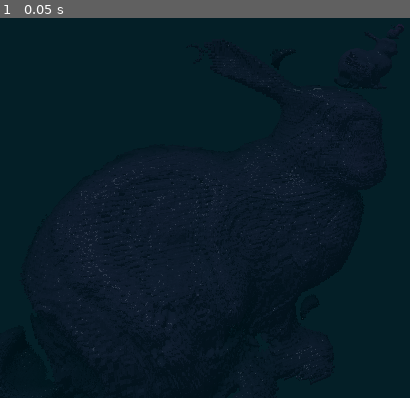
Above: before the commit, frame 1.
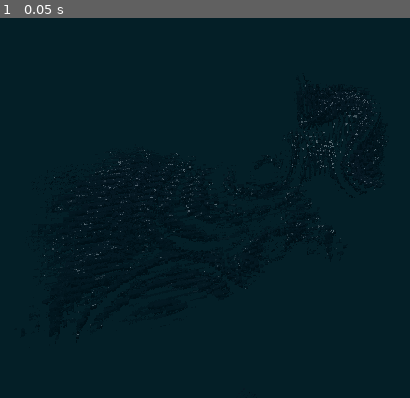
Above: after the commit, the same moment.

Repository: kiwijuice56/gd-fractals
Game: Godot game, scene res://main.tscn
The game is run twice, just before and just after one commit, with the same random seed, the same clock (stepped at 60 frames per second) and the same inputs.
Inputs:
- Up to frame 1 (0.05 s): no input

The runs differ from the first frame. In frame 1, 1.1% of the frame differs, in the area x 6-95%, y 7-100%.

Commit message:
Cleaned up code

Diff:
--- a/rendering/raymarcher.gdshader
+++ b/rendering/raymarcher.gdshader
@@ -25,6 +25,10 @@
 uniform float alpha = 3.15;
 uniform float beta = -0.135;
 uniform sampler3D noise: repeat_enable, filter_linear;
+uniform float noise_frequency = 2.0;
+uniform vec3 portal_center = vec3(0.5, 0.6, 0.0);
+uniform float portal_radius = 0.3;
+uniform float portal_scale = 4.0;
 
 group_uniforms mesh;
 uniform sampler3D sdf_texture: repeat_disable, filter_linear;
@@ -34,8 +38,11 @@
 
 group_uniforms light;
 uniform vec3 light_ray = vec3(0.0, -1.0, 0.0);
+uniform float base_smoothness = 24.0;
 uniform vec3 specular_color: source_color = vec3(1.0, 1.0, 1.0);
 uniform float specular_ratio = 1.0;
+uniform float shadow_strength = 0.75;
+uniform vec3 shadow_absorption = vec3(1.2, 1.1, 1.0);
 
 group_uniforms scene;
 uniform vec4 clear_color: source_color;
@@ -60,7 +67,7 @@
 	MODELVIEW_NORMAL_MATRIX = mat3(MODELVIEW_MATRIX);
 }
 
-// Rotation functions
+/* Rotation functions */
 
 mat3 rotation_x(float angle) {
 	float s = sin(angle);
@@ -96,43 +103,64 @@
 	return rotation_z(angles.z) * rotation_y(angles.y) * rotation_x(angles.x) * p;
 }
 
+
+/* Helper distance estimates */
+
+// https://iquilezles.org/articles/distfunctions/
+float smooth_union(float d1, float d2, float k) {
+	k *= 4.0;
+	float h = max(k - abs(d1-d2), 0.0);
+	return min(d1, d2) - h * h * 0.25/k;
+}
+
+// https://iquilezles.org/articles/distfunctions/
+float smooth_intersection(float d1, float d2, float k) {
+	return -smooth_union(-d1,-d2,k);
+}
+
 // Returns distance estimate to fractal
-// `collision_info` parameter is overwritten with color information
 // http://blog.hvidtfeldts.net/index.php/2011/09/distance-estimated-3d-fractals-v-the-mandelbulb-different-de-approximations/
 // https://iquilezles.org/articles/ftrapsgeometric/
 float mandelbulb_DE(vec3 p, inout vec3 collision_info) {
-	vec3 z = p;
+	vec3 x = p;
 	float dr = 1.0;
 	float r = 0.0;
 	for (int i = 0; i < fractal_iterations; i++) {
-		r = length(z);
-		if (r > mandelbulb_runaway_threshold)
-			break;
-		float theta = acos(z.z/r);
-		float phi = atan(z.y, z.x);
+		r = length(x);
+
+		if (r > mandelbulb_runaway_threshold) {
+			break;
+		}
+
 		dr = pow(r, mandelbulb_power - 1.0) * mandelbulb_power * dr;
-		float zr = pow(r, mandelbulb_power);
+
+		float xr = pow(r, mandelbulb_power);
+
+		float theta = acos(x.z / r);
+		float phi = atan(x.y, x.x);
 		theta = theta * mandelbulb_power;
 		phi = phi * mandelbulb_power;
-		z = zr * vec3(sin(theta) * cos(phi), sin(phi) * sin(theta), cos(theta));
-		z += p;
-		// Store minimum distance along orbit to a random (predetermined) point...
-		// Creates nice colors along fractal "bulbs"
-		collision_info.r = min(collision_info.r, length(z - color_center_point));
+
+		x = xr * vec3(sin(theta) * cos(phi), sin(phi) * sin(theta), cos(theta));
+		x += p;
+
+		collision_info.r = min(collision_info.r, length(x - color_center_point));
 	}
 	collision_info.r *= color_intensity;
-	return (0.5 * log(r) * r/dr);
+	return 0.5 * log(r) * r/dr;
 }
 
 float julia_DE(vec3 p, inout vec3 collision_info) {
 	vec4 x = vec4(p.x, p.z, 0.0, p.y);
-	vec4 c = vec4(-0.0, -0.3 - 0.5 * sin(TIME), -0.3, -0.6);
+	vec4 c = vec4(0.0, -0.3 - 0.5 * sin(TIME), -0.3, -0.6); // Fluid center point
 	float dr = 1.0;
 	for (int i = 0; i < fractal_iterations; i++) {
 		if (length(x) > mandelbulb_runaway_threshold) {
 			break;
 		}
 		dr = 2.0 * length(x) * dr + 1.0;
+
+		// Quaternion multiplication
 		x = c + vec4(
 			pow(x.w, 2) - pow(x.x, 2) - pow(x.y, 2) - pow(x.z, 2),
 			2.0 * x.w * x.x,
@@ -143,22 +171,8 @@
 	return 0.5 * length(x) * log(length(x)) / dr;
 }
 
-// https://iquilezles.org/articles/
-float smooth_union(float d1, float d2, float k) {
-	k *= 4.0;
-	float h = max(k-abs(d1-d2),0.0);
-	return min(d1, d2) - h*h*0.25/k;
-}
-
-float smooth_intersection(float d1, float d2, float k) {
-	return -smooth_union(-d1,-d2,k);
-}
-
 float mesh_DE(vec3 p, inout vec3 collision_info) {
-	// Uncomment to mirror
-	vec3 uvw = p;
-	float d = texture(sdf_texture, uvw).r * 2.0 - 1.0;
-	return d;
+	return texture(sdf_texture, p).r * 2.0 - 1.0;
 }
 
 float mesh_fractal_DE(vec3 p, inout vec3 collision_info) {
@@ -166,23 +180,16 @@
 	vec4 x = vec4(p, 0.0);
 	float dr = 1.0;
 
-	const vec3 portal_center = vec3(0.5, 0.7, 0.0);
-	const float portal_radius = 0.25;
-	const float portal_scale = 4.5;
-	const float noise_frequency = 1.5;
-
 	for (int i = 0; i < fractal_iterations; i++) {
 		collision_info.r = min(collision_info.r, length(x.xyz - color_center_point));
-
-		vec3 D = normalize(texture(noise, noise_frequency * x.xyz).rgb);
-		float phi = mesh_DE(x.xyz, _garbage);
-		float R = exp(alpha * (phi + beta));
 
 		float dist_to_portal = length(x.xyz - portal_center);
 		if (dist_to_portal < portal_radius) {
 			x.xyz = dist_to_portal * normalize(x.xyz - portal_center) * portal_scale;
 			dr *= portal_scale;
 		} else {
+			vec3 D = normalize(texture(noise, noise_frequency * x.xyz).rgb);
+			float R = exp(alpha * (mesh_DE(x.xyz, _garbage) + beta));
 			x.xyz = D * R;
 			dr = alpha * R * dr + 1.0;
 		}
@@ -192,7 +199,6 @@
 	return 0.5 * length(x) * log(length(x)) / dr;
 }
 
-// `collision_info` holds extra information about the collision
 float world_DE(vec3 p, inout int collider_id, inout vec3 collision_info) {
 	p -= _position;
 	p = rotate_xyz(p, _rotation);
@@ -202,6 +208,7 @@
 	collision_info.r = 1.0;
 	collision_info.g = MAX_DISTANCE;
 	collision_info.b = 0.0;
+
 	return _scale * mesh_fractal_DE(p, collision_info);
 }
 
@@ -209,7 +216,7 @@
 	int iter = 0;
 	for (; iter < max_iter; iter++) {
 		float dist = abs(world_DE(ray_pos, id, collision_info));
-		collision_info.g = min(collision_info.g, dist); // Store for color information
+		collision_info.g = min(collision_info.g, dist);
 
 		ray_pos += ray_dir * dist * march_proportion;
 
@@ -284,30 +291,26 @@
 		ray_dir = ray_dir - 2.0 * dot(ray_dir, normal) * normal;
 		ray_pos += ray_dir * collision_threshold * 4.0;
 
-		// Get albedo
-		float fractal_mix = collision_info.r;
-		fractal_mix -= floor(fractal_mix);
+		// Albedo (slightly hacky, changes based on what fractal/DE is being rendered)
+		float fractal_mix = fract(collision_info.r);
 		vec4 hit_color = vec4(0.8, 0.0, 0.5, 1.0) * fractal_mix + vec4(0.0, 0.2, 0.2, 1.0) * (1.0 - fractal_mix);
-		//hit_color.rgb = vec3(0.0, 0.0, collision_info.b);
 
 		// Ambient occlusion
 		float aa = float(iter) / float(max_iter);
 		hit_color.rgb = clear_color.rgb * aa + (1.0 - aa) * hit_color.rgb;
 
-		// Shadows based on the normal vector at this surface
-		float normal_shadow = (0.25 + 0.75 * pow(max(0.0, specular_ratio * dot(normal, -normalize(light_ray))), 1.0/2.4));
-		hit_color *= vec4(pow(normal_shadow, 1.2), pow(normal_shadow, 1.1), normal_shadow, 1.0);
-
-		// Spec	ular highlights
+		// Shadows based on the normal only
+		float normal_shadow = ((1.0 - shadow_strength) + shadow_strength* pow(max(0.0, specular_ratio * dot(normal, -normalize(light_ray))), 1.0/2.4));
+		hit_color *= vec4(pow(normal_shadow, shadow_absorption.r), pow(normal_shadow, shadow_absorption.g), normal_shadow, shadow_absorption.b);
+
+		// Specular highlights
 		float specular = clamp(dot(-normalize(light_ray), ray_dir), 0.0, 1.0);
-		float specular_power = pow(25.0 * (surface_material.roughness - 1.0), 2.0) + 2.0;
+		float specular_power = pow(base_smoothness * (surface_material.roughness - 1.0), 2.0) + 2.0;
 		hit_color += specular_ratio * vec4(specular_color.rgb, 1.0) * vec4(surface_material.specular_alpha) * pow(specular, specular_power);
 
 		// Mix reflections
 		pixel_color += hit_color * previous_reflectance;
 		previous_reflectance = surface_material.reflectivity;
 	}
-	pixel_color.a = 1.0;
 	ALBEDO.rgb = clamp(pixel_color.rgb, vec3(0.0), vec3(1.0));
-	ALPHA = clamp(pixel_color.a, 0.0, 1.0);
-}
+}
--- a/rendering/rendering_plane.tscn
+++ b/rendering/rendering_plane.tscn
@@ -5,7 +5,7 @@
 [ext_resource type="Script" uid="uid://cqommosxphppa" path="res://rendering/rendering_plane.gd" id="2_wqimk"]
 
 [sub_resource type="Gradient" id="Gradient_n23bp"]
-offsets = PackedFloat32Array(0, 0.2219917, 0.62033194, 1)
+offsets = PackedFloat32Array(0, 0.15560167, 0.62033194, 1)
 colors = PackedColorArray(5.583167e-06, 0.75527513, 0, 1, 0.5187836, 0.57336307, 0.3197342, 1, 0.9425936, 0.3554801, 0.68030995, 1, 0.3254902, 1, 1, 1)
 
 [sub_resource type="FastNoiseLite" id="FastNoiseLite_n23bp"]
@@ -29,37 +29,43 @@
 [sub_resource type="ShaderMaterial" id="ShaderMaterial_wqimk"]
 render_priority = 0
 shader = ExtResource("1_mnrjc")
-shader_parameter/max_iter = 128
+shader_parameter/max_iter = 64
 shader_parameter/max_bounce = 1
-shader_parameter/collision_threshold = 0.005
+shader_parameter/collision_threshold = 0.004
 shader_parameter/normal_sample_length = 0.005
 shader_parameter/march_proportion = 0.235
-shader_parameter/fractal_iterations = 4
-shader_parameter/color_center_point = Vector3(0.605, -0.25, 0.765)
-shader_parameter/color_intensity = 0.4
+shader_parameter/fractal_iterations = 8
+shader_parameter/color_center_point = Vector3(0.995, -0.25, 0.765)
+shader_parameter/color_intensity = 0.465
 shader_parameter/mandelbulb_power = 8.09
 shader_parameter/mandelbulb_runaway_threshold = 2.29
-shader_parameter/alpha = 1.855
-shader_parameter/beta = -0.27
+shader_parameter/alpha = 1.79
+shader_parameter/beta = -0.26
 shader_parameter/noise = SubResource("NoiseTexture3D_hnudu")
+shader_parameter/noise_frequency = 2.0
+shader_parameter/portal_center = Vector3(0.5, 0.6, 0)
+shader_parameter/portal_radius = 0.3
+shader_parameter/portal_scale = 4.0
 shader_parameter/sdf_texture = ExtResource("2_n23bp")
 shader_parameter/runaway_threshold = 8.0
-shader_parameter/light_ray = Vector3(-0.847, -3.285, -0.559)
+shader_parameter/light_ray = Vector3(-0.802, -3.285, -0.559)
+shader_parameter/base_smoothness = 24.0
 shader_parameter/specular_color = Color(1, 1, 1, 1)
-shader_parameter/specular_ratio = 0.135
+shader_parameter/specular_ratio = 0.325
+shader_parameter/shadow_strength = 0.75
+shader_parameter/shadow_absorption = Vector3(1.2, 1.1, 1)
 shader_parameter/clear_color = Color(0.019475712, 0.06422869, 0.079802014, 1)
 shader_parameter/_fov = 70.01
-shader_parameter/_cam_mat = Basis(-0.660337, -0.193791, 0.7255344, 0, 0.9661304, 0.25805447, -0.7509694, 0.1704029, -0.6379717)
+shader_parameter/_cam_mat = Basis(0.21092847, -0.435468, 0.8751439, 0, 0.8952865, 0.44549087, -0.9775015, -0.09396671, 0.1888414)
 
 [sub_resource type="PlaneMesh" id="PlaneMesh_n23bp"]
 size = Vector2(16, 16)
 orientation = 2
 
 [node name="RenderingPlane" type="MeshInstance3D" unique_id=965001392]
-transform = Transform3D(2, 0, 0, 0, 2, 0, 0, 0, 2, 0.0019558668, -2.3841858e-07, -0.002891302)
 material_override = SubResource("ShaderMaterial_wqimk")
-instance_shader_parameters/_position = Vector3(0.0019558668, -2.3841858e-07, -0.002891302)
+instance_shader_parameters/_position = Vector3(0, 0, 0)
 instance_shader_parameters/_rotation = Vector3(0, 0, 0)
-instance_shader_parameters/_scale = 2.0
+instance_shader_parameters/_scale = 1.0
 mesh = SubResource("PlaneMesh_n23bp")
 script = ExtResource("2_wqimk")
